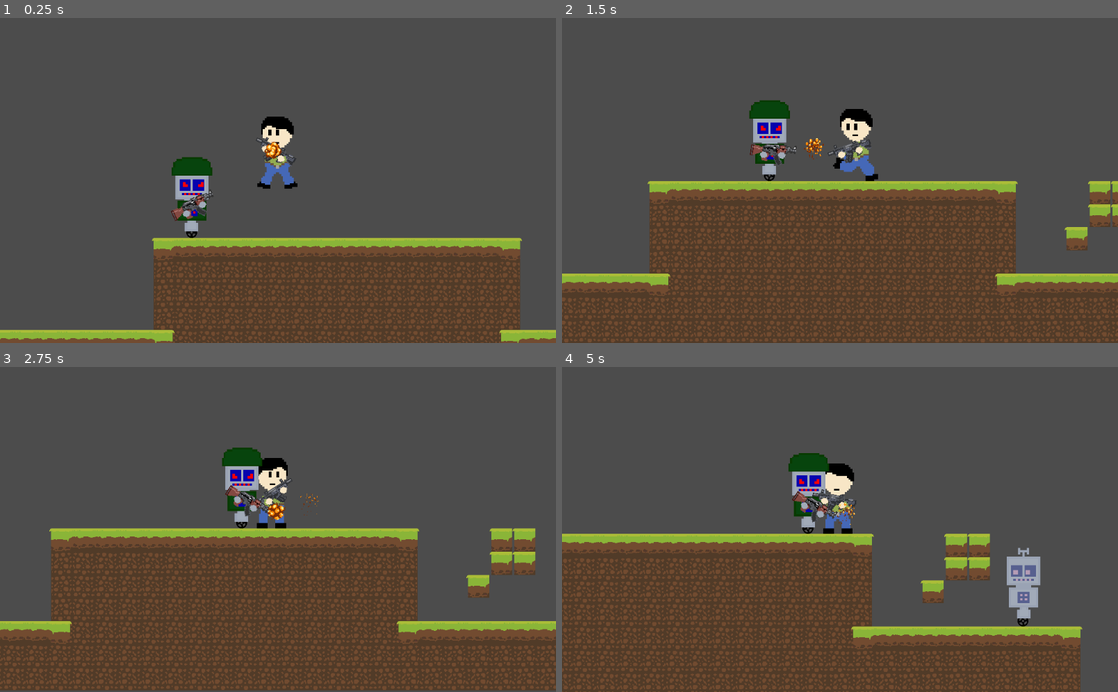
Above: before the commit, frames 1-4 (two rows, left to right).
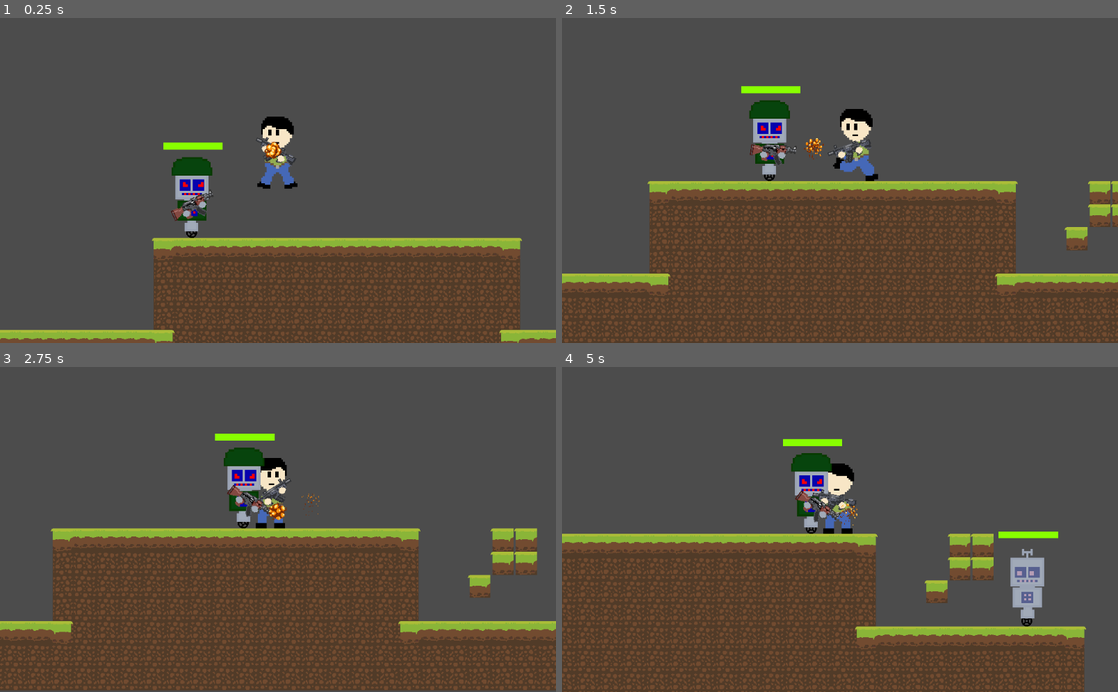
Above: after the commit, the same moments.

Repository: megarubber/green
Game: Godot game, scene res://levels/TestLevel.tscn
The game is run twice, just before and just after one commit, with the same random seed, the same clock (stepped at 60 frames per second) and the same inputs.
Inputs (mouse positions are in pixels of both pictures, inside the frame that each line leads up to):
- Up to frame 1 (0.25 s): no input
- Up to frame 2 (1.5 s): move the mouse to (962, 164) at 0.52 s; hold Right (ui_right) from 0.53 s (still down); tap Up (ui_up) at 0.77 s; move the mouse to (728, 196) at 1.27 s
- Up to frame 3 (2.75 s): tap Up (ui_up) at 1.52 s; move the mouse to (333, 458) at 2.02 s; release Right (ui_right) at 2.03 s; hold Left (ui_left) from 2.03 s (still down)
- Up to frame 4 (5 s): move the mouse to (812, 594) at 2.77 s; release Left (ui_left) at 2.78 s; hold Right (ui_right) 2.78-4.28 s; tap Up (ui_up) at 3.02, 3.77, 4.52 s; move the mouse to (1006, 578) at 3.52 s; move the mouse to (673, 480) at 4.27 s; hold Left (ui_left) from 4.28 s (still down)

The runs differ from the first frame. In frame 1, 0.3% of the frame differs, in the area x 29-41%, y 38-68%; in frame 2, 0.3%; in frame 3, 9.3%; in frame 4, 12%, in the area x 0-95%, y 22-100%.

Commit message:
feat: life bar and bullet damage at enemy

Diff:
--- a/enemy/sprites_enemy1/BasicEnemy.gd
+++ b/enemy/sprites_enemy1/BasicEnemy.gd
@@ -12,6 +12,8 @@
 # Node Referencing
 onready var sprite = $AnimatedSprite
 onready var raycast = $RayCast2D
+onready var collider = $Collider
+onready var lifebar = $Lifebar
 
 func _physics_process(_delta) -> void:
 	# Basic Movement and Gravity
@@ -24,3 +26,6 @@
 		direction = direction * -1
 		raycast.position.x *= -1
 		sprite.flip_h = !sprite.flip_h
+
+func _on_Collider_area_entered(_area):
+	lifebar.damage(10)
--- a/enemy/sprites_enemy1/BasicEnemy.tscn
+++ b/enemy/sprites_enemy1/BasicEnemy.tscn
@@ -9,6 +9,7 @@
 [ext_resource path="res://enemy/sprites_enemy1/wheel6.png" type="Texture" id=7]
 [ext_resource path="res://enemy/sprites_enemy1/wheel1.png" type="Texture" id=8]
 [ext_resource path="res://enemy/sprites_enemy1/BasicEnemy.gd" type="Script" id=9]
+[ext_resource path="res://others/lifebar/Lifebar.tscn" type="PackedScene" id=10]
 
 [sub_resource type="SpriteFrames" id=6]
 animations = [ {
@@ -29,6 +30,10 @@
 [sub_resource type="RectangleShape2D" id=4]
 extents = Vector2( 46, 109 )
 
+[sub_resource type="CapsuleShape2D" id=7]
+radius = 89.674
+height = 195.652
+
 [node name="BasicEnemy" type="KinematicBody2D"]
 collision_layer = 8
 collision_mask = 7
@@ -38,7 +43,7 @@
 position = Vector2( -2, 100 )
 scale = Vector2( 0.104576, 0.104576 )
 frames = SubResource( 6 )
-frame = 3
+frame = 5
 playing = true
 flip_h = true
 
@@ -46,6 +51,7 @@
 position = Vector2( -1, -5 )
 scale = Vector2( 0.613333, 0.613334 )
 frames = SubResource( 5 )
+frame = 1
 playing = true
 
 [node name="CollisionShape2D" type="CollisionShape2D" parent="."]
@@ -57,3 +63,22 @@
 enabled = true
 cast_to = Vector2( 0, 11 )
 collision_mask = 2
+
+[node name="Collider" type="Area2D" parent="."]
+position = Vector2( -1, 53 )
+scale = Vector2( 0.613333, 0.613334 )
+collision_layer = 16
+collision_mask = 4
+
+[node name="CollisionShape2D" type="CollisionShape2D" parent="Collider"]
+position = Vector2( 0, -88.0434 )
+shape = SubResource( 7 )
+
+[node name="Lifebar" parent="." instance=ExtResource( 10 )]
+margin_left = -80.0
+margin_top = -148.0
+margin_right = 467.0
+margin_bottom = -84.0
+rect_scale = Vector2( 0.3, 0.3 )
+
+[connection signal="area_entered" from="Collider" to="." method="_on_Collider_area_entered"]
--- a/enemy/sprites_enemy2/FollowerEnemy.gd
+++ b/enemy/sprites_enemy2/FollowerEnemy.gd
@@ -13,6 +13,8 @@
 onready var gun = $GunSprite
 onready var anim = $AnimationPlayer
 onready var eyes = $Head/Eyes
+onready var lifebar = $Lifebar
+onready var collider = $Collider
 
 # Get Player Node
 onready var player_pos = get_parent().get_node("Player")
@@ -86,3 +88,6 @@
 
 func _on_Area2D_body_exited(_body) -> void:
 	founded = false
+
+func _on_Collider_area_entered(_area):
+	lifebar.damage(10)
--- a/enemy/sprites_enemy2/FollowerEnemy.tscn
+++ b/enemy/sprites_enemy2/FollowerEnemy.tscn
@@ -14,6 +14,7 @@
 [ext_resource path="res://enemy/sprites_enemy2/eyes2.png" type="Texture" id=12]
 [ext_resource path="res://enemy/sprites_enemy2/body.png" type="Texture" id=13]
 [ext_resource path="res://enemy/sprites_enemy2/head.png" type="Texture" id=14]
+[ext_resource path="res://others/lifebar/Lifebar.tscn" type="PackedScene" id=15]
 
 [sub_resource type="SpriteFrames" id=6]
 animations = [ {
@@ -37,7 +38,11 @@
 } ]
 
 [sub_resource type="RectangleShape2D" id=4]
-extents = Vector2( 46, 111.25 )
+extents = Vector2( 36.9076, 111.25 )
+
+[sub_resource type="CapsuleShape2D" id=11]
+radius = 89.674
+height = 195.652
 
 [sub_resource type="RectangleShape2D" id=7]
 extents = Vector2( 601, 377.75 )
@@ -84,7 +89,7 @@
 position = Vector2( -2, 100 )
 scale = Vector2( 0.104576, 0.104576 )
 frames = SubResource( 6 )
-frame = 2
+frame = 4
 playing = true
 
 [node name="Head" type="Sprite" parent="."]
@@ -108,16 +113,26 @@
 position = Vector2( -1, 3.75 )
 shape = SubResource( 4 )
 
+[node name="Collider" type="Area2D" parent="."]
+position = Vector2( -1, 53 )
+scale = Vector2( 0.613333, 0.613334 )
+collision_layer = 16
+collision_mask = 4
+
+[node name="CollisionShape2D" type="CollisionShape2D" parent="Collider"]
+position = Vector2( 0, -88.0434 )
+shape = SubResource( 11 )
+
 [node name="RayCast2D" type="RayCast2D" parent="."]
 position = Vector2( 44, 109 )
 enabled = true
 cast_to = Vector2( 0, 11 )
 collision_mask = 2
 
-[node name="Area2D" type="Area2D" parent="."]
+[node name="DetectArea" type="Area2D" parent="."]
 collision_layer = 8
 
-[node name="AreaShape" type="CollisionShape2D" parent="Area2D"]
+[node name="AreaShape" type="CollisionShape2D" parent="DetectArea"]
 position = Vector2( -8, -260 )
 shape = SubResource( 7 )
 
@@ -135,5 +150,13 @@
 anims/RESET = SubResource( 9 )
 anims/default = SubResource( 10 )
 
-[connection signal="body_entered" from="Area2D" to="." method="_on_Area2D_body_entered"]
-[connection signal="body_exited" from="Area2D" to="." method="_on_Area2D_body_exited"]
+[node name="Lifebar" parent="." instance=ExtResource( 15 )]
+margin_left = -80.0
+margin_top = -148.0
+margin_right = 467.0
+margin_bottom = -84.0
+rect_scale = Vector2( 0.3, 0.3 )
+
+[connection signal="area_entered" from="Collider" to="." method="_on_Collider_area_entered"]
+[connection signal="body_entered" from="DetectArea" to="." method="_on_Area2D_body_entered"]
+[connection signal="body_exited" from="DetectArea" to="." method="_on_Area2D_body_exited"]
--- a/others/bullet/Bullet.gd
+++ b/others/bullet/Bullet.gd
@@ -6,6 +6,7 @@
 
 # Nodes Referencing
 onready var animation = $AnimationBullet
+onready var collision = $CollisionShape2D
 
 func _ready() -> void:
 	animation.play("Default")
@@ -26,6 +27,7 @@
 
 func _on_Bullet_body_entered(_body) -> void:
 	if !touched:
+		collision.disabled = true
 		touched = true
 		animation.play("Explosion")
 		yield(get_tree().create_timer(0.7), "timeout")
--- a/others/bullet/Bullet.tscn
+++ b/others/bullet/Bullet.tscn
@@ -100,7 +100,7 @@
 
 [node name="Bullet" type="Area2D"]
 collision_layer = 4
-collision_mask = 6
+collision_mask = 22
 script = ExtResource( 1 )
 
 [node name="Sprite" type="Sprite" parent="."]
--- /dev/null
+++ b/others/lifebar/Lifebar.gd
@@ -0,0 +1,26 @@
+extends TextureProgress
+
+# Variables
+var lifeMax = 100
+var life = 0
+
+func _ready() -> void:
+	# Life sets to max value
+	life = lifeMax
+
+# Damage function
+func damage(strength : int) -> void:
+	life -= strength
+	value = life
+
+# Heal function
+func heal(strength : int) -> void:
+	life += strength
+	value = life
+
+# Returns if player or enemy is dead
+func getDeath() -> bool:
+	if life <= 0:
+		return true
+	else:
+		return false
--- /dev/null
+++ b/others/lifebar/Lifebar.tscn
@@ -0,0 +1,14 @@
+[gd_scene load_steps=4 format=2]
+
+[ext_resource path="res://others/lifebar/lifebar_front.png" type="Texture" id=1]
+[ext_resource path="res://others/lifebar/lifebar_back.png" type="Texture" id=2]
+[ext_resource path="res://others/lifebar/Lifebar.gd" type="Script" id=3]
+
+[node name="Lifebar" type="TextureProgress"]
+anchor_right = 0.211
+margin_right = 330.936
+margin_bottom = 64.0
+value = 100.0
+texture_under = ExtResource( 2 )
+texture_progress = ExtResource( 1 )
+script = ExtResource( 3 )
--- a/project.godot
+++ b/project.godot
@@ -13,6 +13,10 @@
 config/name="Green"
 run/main_scene="res://levels/TestLevel.tscn"
 config/icon="res://icon.png"
+
+[global]
+
+layers=false
 
 [input]
 
@@ -52,10 +56,11 @@
 
 [layer_names]
 
-2d_render/layer_1="walls"
-2d_render/layer_2="player"
-2d_render/layer_3="enemies"
-2d_render/layer_4="bullets"
+2d_physics/layer_1="player"
+2d_physics/layer_2="walls"
+2d_physics/layer_3="bullets"
+2d_physics/layer_4="enemies"
+2d_physics/layer_5="colliders"
 
 [physics]
 
Not shown: 1 places in enemy/sprites_enemy1/BasicEnemy.tscn that only renumber resources
Binary file added: enemy/sprites_enemy1/death.png
Not shown, added: enemy/sprites_enemy1/death.png.import
Binary file added: enemy/sprites_enemy1/head.png
Not shown, added: enemy/sprites_enemy1/head.png.import
Not shown: 1 places in enemy/sprites_enemy2/FollowerEnemy.tscn that only renumber resources
Binary file added: others/lifebar/lifebar_back.png
Not shown, added: others/lifebar/lifebar_back.png.import
Binary file added: others/lifebar/lifebar_front.png
Not shown, added: others/lifebar/lifebar_front.png.import
